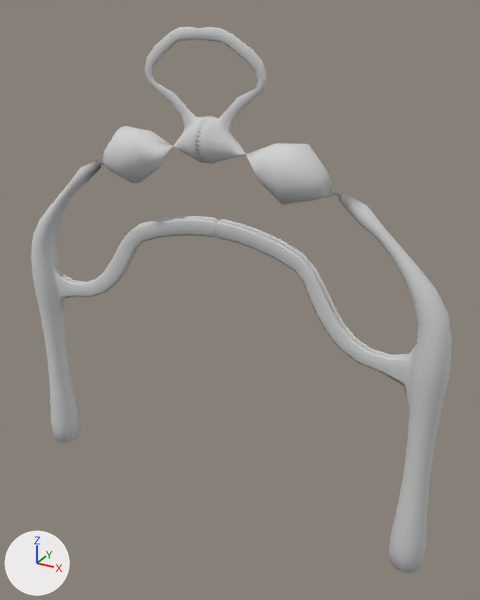
The OBJ model Graphics_lib/objects_and_textures/objFiles/gate.obj as it was, and as the next commit left it.
One viewpoint serves both versions: a 50 mm camera at (2.06, -3.36, 3.18) aimed at (0.17, 0.08, 1.46). The lights are fixed; the arrows at lower left show +X, +Y and +Z. Where no turn or scale is listed for an object, it has been applied to the vertices.
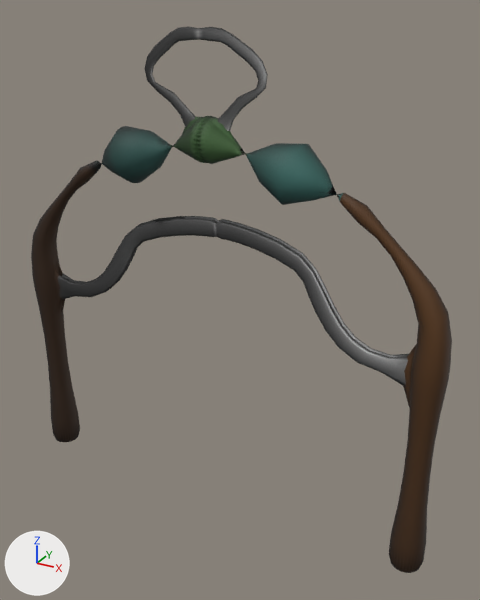
Changed parts and their boxes (x1, y1, x2, y2) in the pictures (480 x 600 px):
'Cylinder', surface changed: (31, 27, 452, 573) in both

What changed in the scene script:
```text
Add img_gatetexture_png:
    img_gatetexture_png = load_image('GateTexture.png', 'GateTexture.png', 1024, 1024, 'sRGB')
Change mat_general:
    remove mat_general.base_color = (0.64, 0.64, 0.64)  # light grey #d1d1d1
    add mat_general.texture = img_gatetexture_png
Change mat_metal:
    remove mat_metal.base_color = (0.64, 0.64, 0.64)  # light grey #d1d1d1
    add mat_metal.texture = img_gatetexture_png
Change mat_top_spirals:
    remove mat_top_spirals.base_color = (0.64, 0.64, 0.64)  # light grey #d1d1d1
    add mat_top_spirals.texture = img_gatetexture_png
Change mat_middle_spirals:
    remove mat_middle_spirals.base_color = (0.64, 0.64, 0.64)  # light grey #d1d1d1
    add mat_middle_spirals.texture = img_gatetexture_png
```
